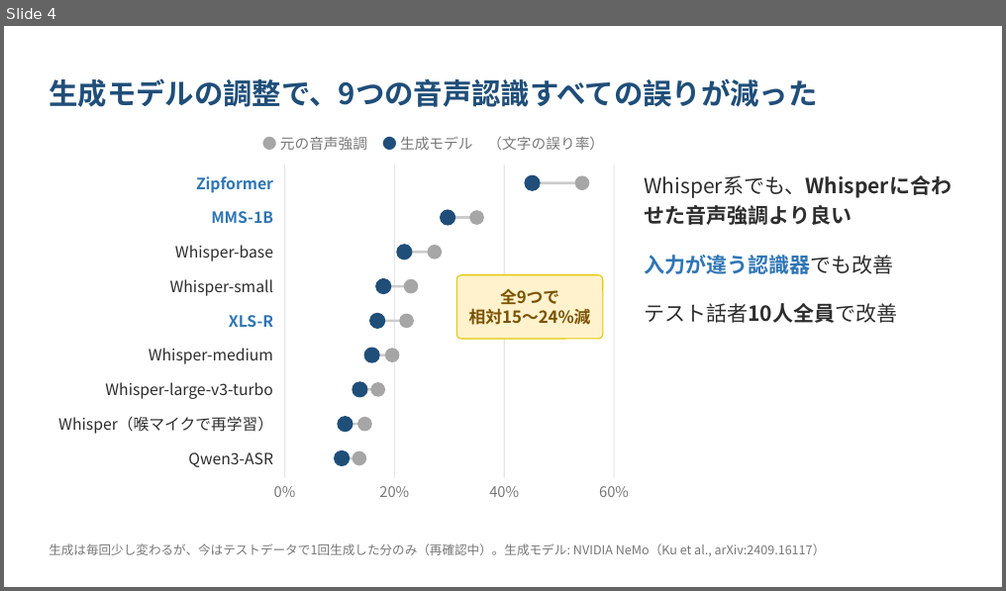
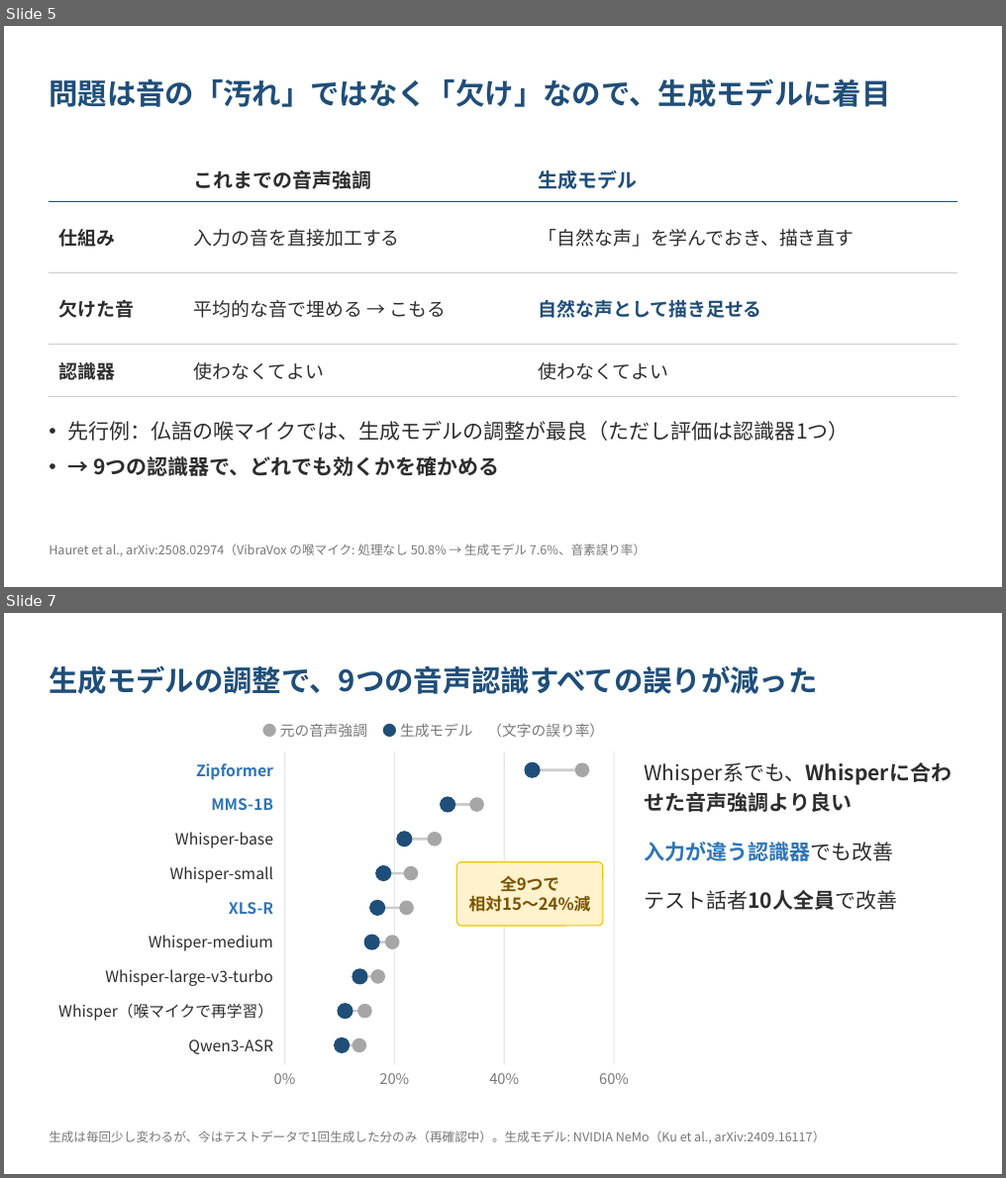
Before and after one commit to kasugayuji0716-art/bone-conduction-research, a slide deck: results/progress_slides_2026-10.pptx. Shown one above the other, each under a label of ours: slide 4 before the commit, slides 5 and 7 after it; the slides between them are not shown. The pictures are 1006x591 and 1006x1178 pixels, drawn with LibreOffice and Linux fonts; fonts in the diff are those of the drawing. Boxes give left, top, right and bottom in pixels: in the first picture for what was removed or moved away, otherwise in the second. Text is boxed around its words. In the diff, an @@ line names an element or a change of style, - is before the commit and + after.

```diff
--- a/results/progress_slides_2026-10.pptx
+++ b/results/progress_slides_2026-10.pptx
@@ slide 5 added at bbox=[4, 26, 1002, 587], background #FFFFFF @@
@@ text added at bbox=[49, 78, 890, 107], 28 pt, text #1F4E79, bold @@
+問題は音の「汚れ」ではなく「欠け」なので、生成モデルに着目
@@ table added at bbox=[49, 157, 957, 387], 4 rows, 3 columns @@
+ | これまでの音声強調 | 生成モデル
+仕組み | 入力の音を直接加工する | 「自然な声」を学んでおき、描き直す
+欠けた音 | 平均的な音で埋める → こもる | 自然な声として描き足せる
+認識器 | 使わなくてよい | 使わなくてよい
@@ text added at bbox=[67, 421, 849, 476], 20 pt, text #2D2D2D @@
+• 先行例：仏語の喉マイクでは、生成モデルの調整が最良（ただし評価は認識器1つ）
+• → 9つの認識器で、どれでも効くかを確かめる
@@ text added at bbox=[49, 544, 646, 557], 12 pt, text #777777 @@
+Hauret et al., arXiv:2508.02974（VibraVox の喉マイク: 処理なし 50.8% → 生成モデル 7.6%、音素誤り率）
@@ what was slide 4 is now slide 7 @@
```
Also in this commit, not shown: 5 slides changed, 2 other slides added, 1 slide removed, 2 other files.
